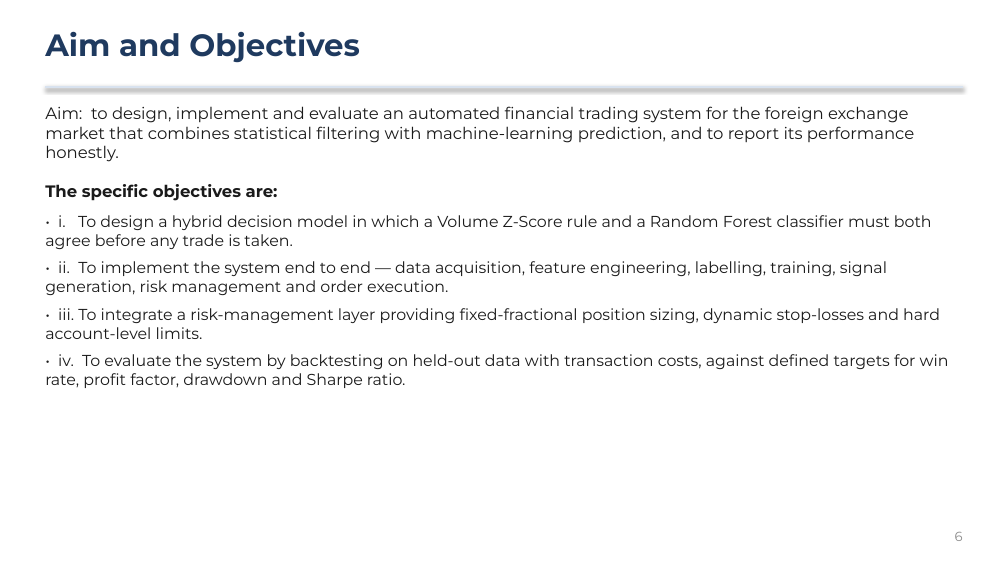
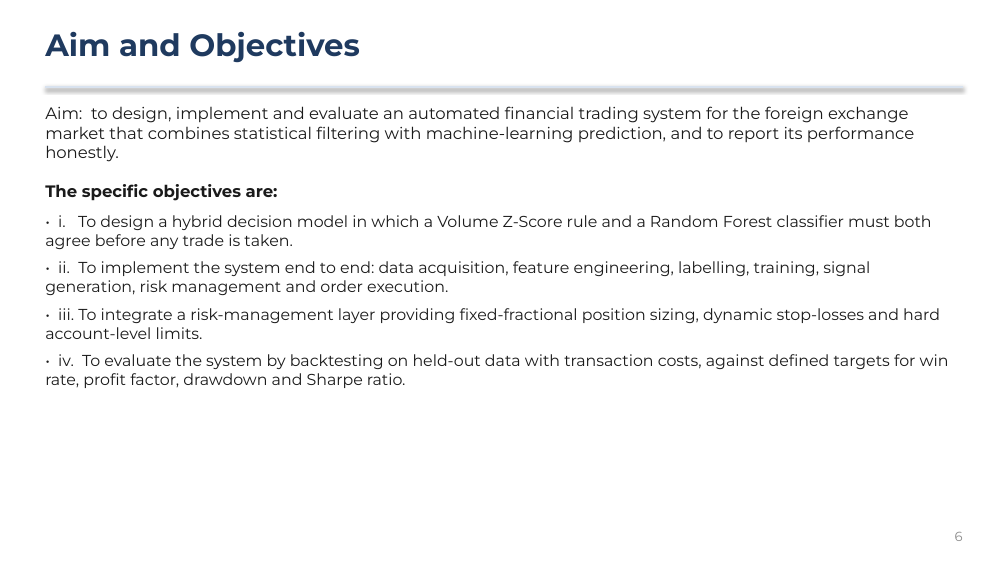
Before and after one commit to greatonical/scikit-automated-trading-system, a slide deck: slide 6 of docs/DEFENCE_PRESENTATION.pptx. Drawn at 1008x567 pixels with LibreOffice and Linux fonts; fonts in the diff are those of the drawing. Boxes give left, top, right and bottom in pixels: in the first picture for what was removed or moved away, otherwise in the second. Text is boxed around its words. In the diff, an @@ line names an element or a change of style, - is before the commit and + after.

```diff
--- a/docs/DEFENCE_PRESENTATION.pptx
+++ b/docs/DEFENCE_PRESENTATION.pptx
@@ text at (45,261,870,295): text changed @@
-• ii. To implement the system end to end — data acquisition, feature engineering, labelling, training, signal generation, risk management and order execution.
+• ii. To implement the system end to end: data acquisition, feature engineering, labelling, training, signal generation, risk management and order execution.
```
Also in this commit, not shown: 29 other slides changed, 2 other files.
